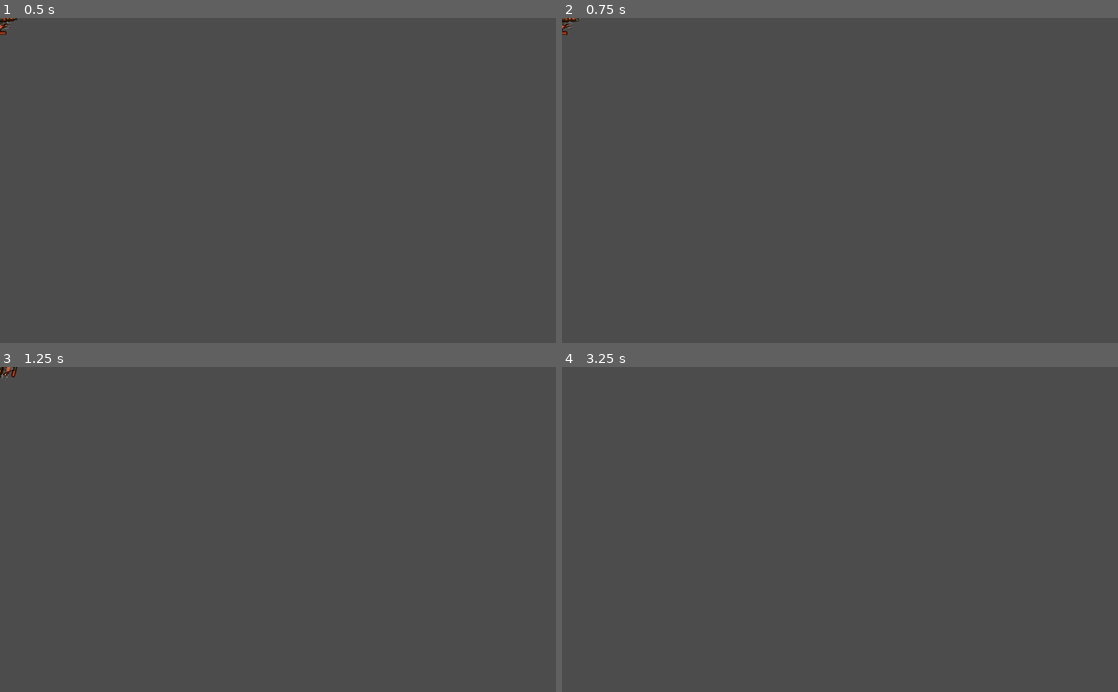
Above: before the commit, frames 1-4 (two rows, left to right).
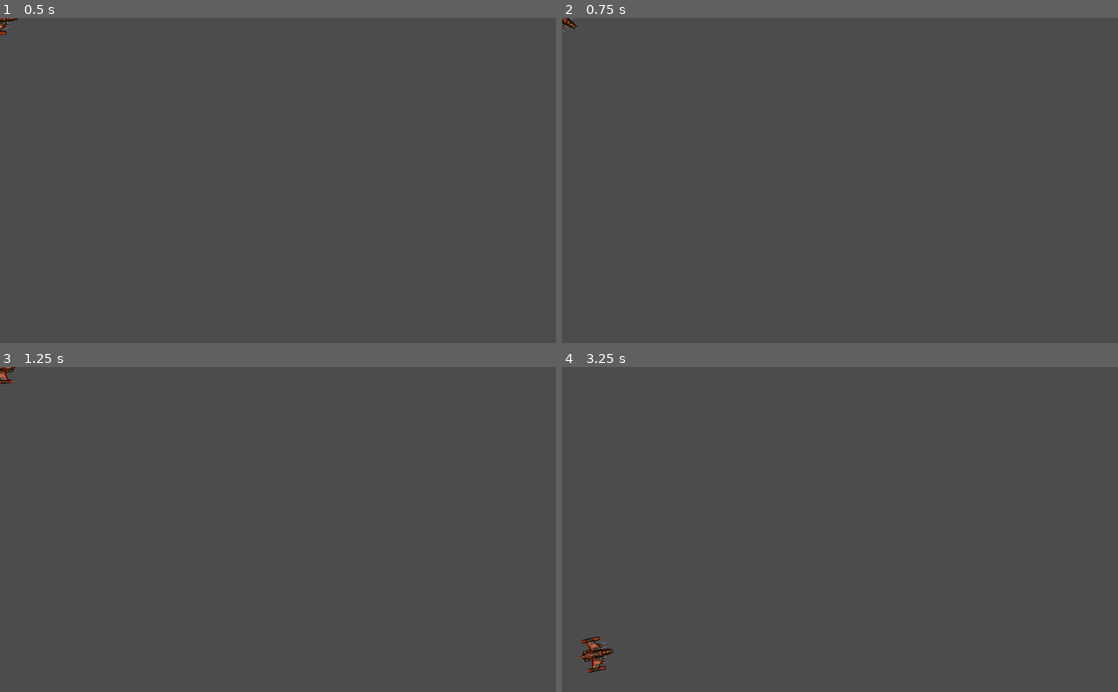
Above: after the commit, the same moments.

Repository: tresbon/third_game_project
Game: Godot game, scene res://player/Player.tscn
Two runs of this game, one before a commit and one after it. Both use one fixed random seed, a clock stepped at 60 frames per second and the inputs below.
Inputs:
- Up to frame 1 (0.5 s): no input
- Up to frame 2 (0.75 s): tap Enter at 0.5 s; hold D (rotate_right) from 0.53 s (still down)
- Up to frame 3 (1.25 s): keep holding D (rotate_right)
- Up to frame 4 (3.25 s): release D (rotate_right) at 1.28 s; hold A (rotate_left) 1.28-2.03 s; hold D (rotate_right) 2.03-2.78 s; tap Space at 2.75 s; hold W (thrust) from 2.78 s (still down)

Frame 1 is identical in both runs. In frame 2, less than 0.1% of the frame differs, in the area x 0-4%, y 0-6%; in frame 3, 0.1%; in frame 4, 0.3%, in the area x 2-10%, y 82-95%.

Commit message:
added advanced physics

Diff:
--- a/player/Player.gd
+++ b/player/Player.gd
@@ -1,20 +1,29 @@
 extends RigidBody2D
 
+#state for FSM
+var state = null
+#Create constants for states
 enum {INIT, ALIVE, INVULNERABLE, DEAD}
-
-var state = null
-
+#EP for physics
 export (int) var engine_power
+#EP for physics
 export (int) var spin_power
-
+#for angular speed
 var thrust = Vector2()
-
+#vector of angular speed
 var rotation_dir = 0
+#Screen whrap
+var screensize = Vector2()
 
 func _ready():
+	#Change Phayer state to ALIVE
 	change_state(ALIVE)
+	#Set screensize to viewport
+	screensize = get_viewport().get_visible_rect().size
+
 
 func change_state(new_state):
+	# creates and change FSM states
 	match new_state:
 		INIT:
 			$CollisionShape2D.disabled == true
@@ -35,12 +44,22 @@
 		return
 	if Input.is_action_pressed("thrust"):
 		thrust = Vector2(engine_power, 0)
-		rotation_dir = 0
+		rotation_dir = rotation_dir * 0.8
 	if Input.is_action_pressed("rotate_left"):
 		rotation_dir -= 1
 	if Input.is_action_pressed("rotate_right"):
 		rotation_dir += 1
 
-func _physics_process(delta):
+func _integrate_forces(physics_state):
 	set_applied_force(thrust.rotated(rotation))
 	set_applied_torque(spin_power * rotation_dir)
+	var xform = physics_state.get_transform()
+	if xform.origin.x > screensize.x:
+		xform.origin.x = 0
+	if xform.origin.x < 0:
+		xform.origin.x = screensize.x
+	if xform.origin.y > screensize.y:
+		xform.origin.y = 0
+	if xform.origin.y < 0:
+		xform.origin.y = screensize.y
+	physics_state.set_transform(xform)
--- a/player/Player.tscn
+++ b/player/Player.tscn
@@ -7,10 +7,10 @@
 
 [node name="Player" type="RigidBody2D"]
 linear_damp = 1.0
-angular_damp = 5.0
+angular_damp = 48.0
 script = ExtResource( 1 )
-engine_power = 500
-spin_power = 500
+engine_power = 1500
+spin_power = 15000
 
 [node name="Sprite" type="Sprite" parent="."]
 rotation = 1.5708
